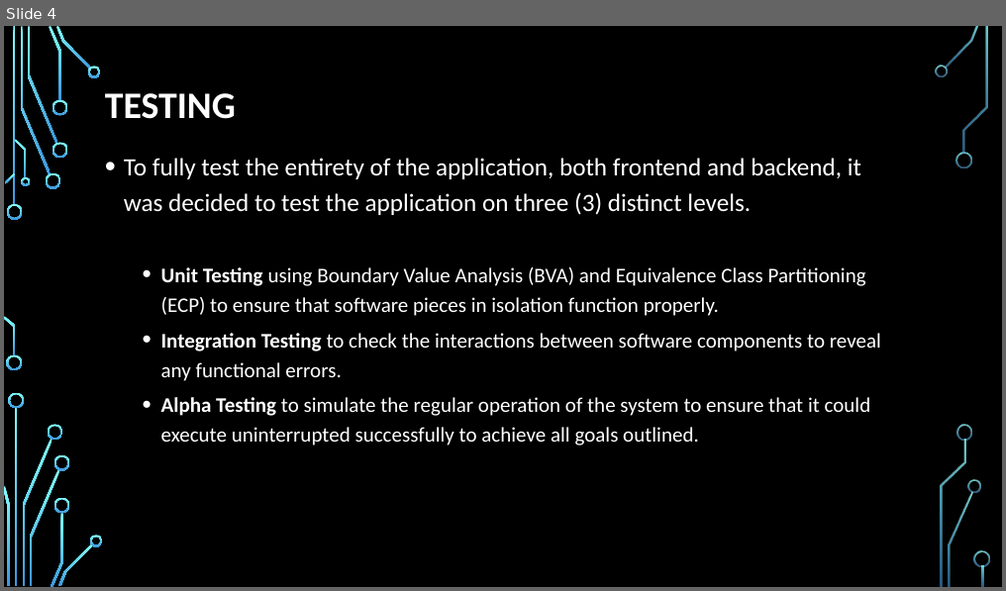
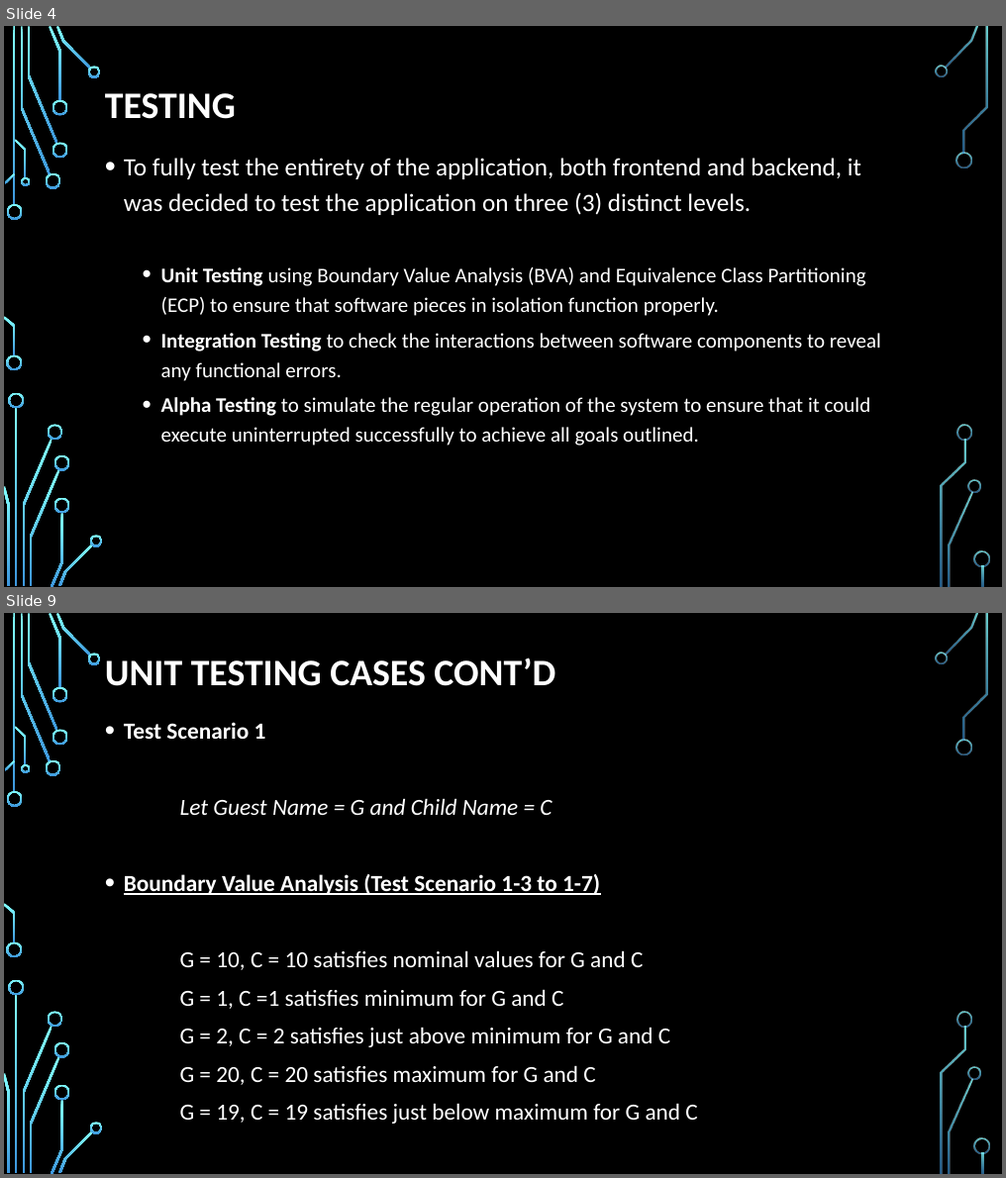
Before and after one commit to trf213/SQA, a slide deck: Documentation/Group Presentation.pptx. Shown one above the other, each under a label of ours: slide 4 before the commit, slides 4 and 9 after it; the slides between them are not shown. The pictures are 1006x591 and 1006x1178 pixels, drawn with LibreOffice and Linux fonts; fonts in the diff are those of the drawing; background and template pictures are left out. Boxes give left, top, right and bottom in pixels: in the first picture for what was removed or moved away, otherwise in the second. Text is boxed around its words. In the diff, an @@ line names an element or a change of style, - is before the commit and + after.

```diff
--- a/Documentation/Group Presentation.pptx
+++ b/Documentation/Group Presentation.pptx
@@ slide 9 added at <box>4,613,1002,1174</box>, background picture (left out); not listed: 36 template elements that a slide beside it also shows @@
@@ title added at <box>105,658,555,686</box>, 36 pt, text #FFFFFF, bold @@
+UNIT TESTING CASES CONT’D
@@ text added at <box>124,722,697,1124</box>, 22.2 pt, text #FFFFFF @@
+• Test Scenario 1
+Let Guest Name = G and Child Name = C
+• Boundary Value Analysis (Test Scenario 1-3 to 1-7)
+G = 10, C = 10 satisfies nominal values for G and C
+G = 1, C =1 satisfies minimum for G and C
+G = 2, C = 2 satisfies just above minimum for G and C
+G = 20, C = 20 satisfies maximum for G and C
+G = 19, C = 19 satisfies just below maximum for G and C
```
Also in this commit, not shown: 8 slides changed, 21 other slides added, 1 other file.
